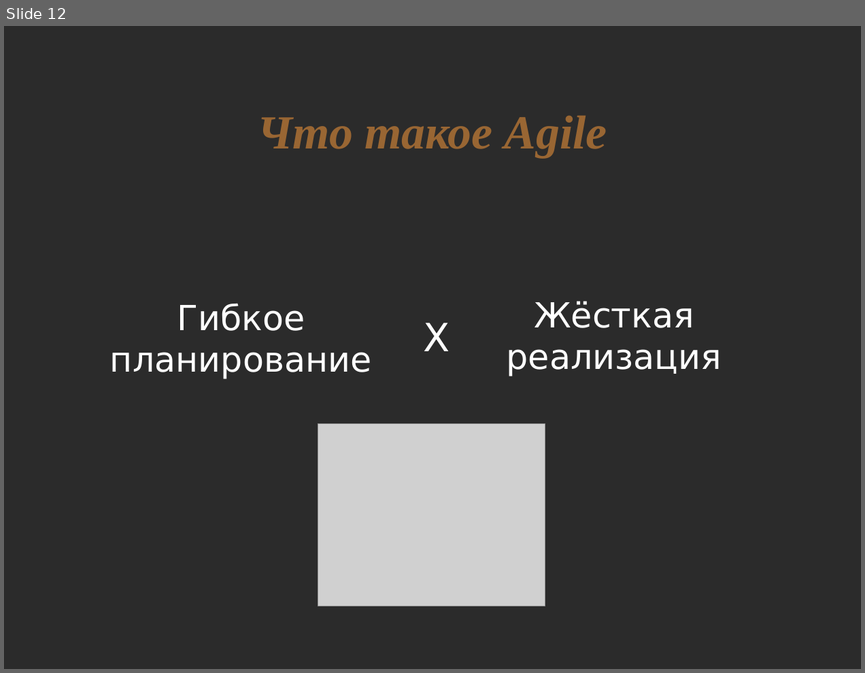
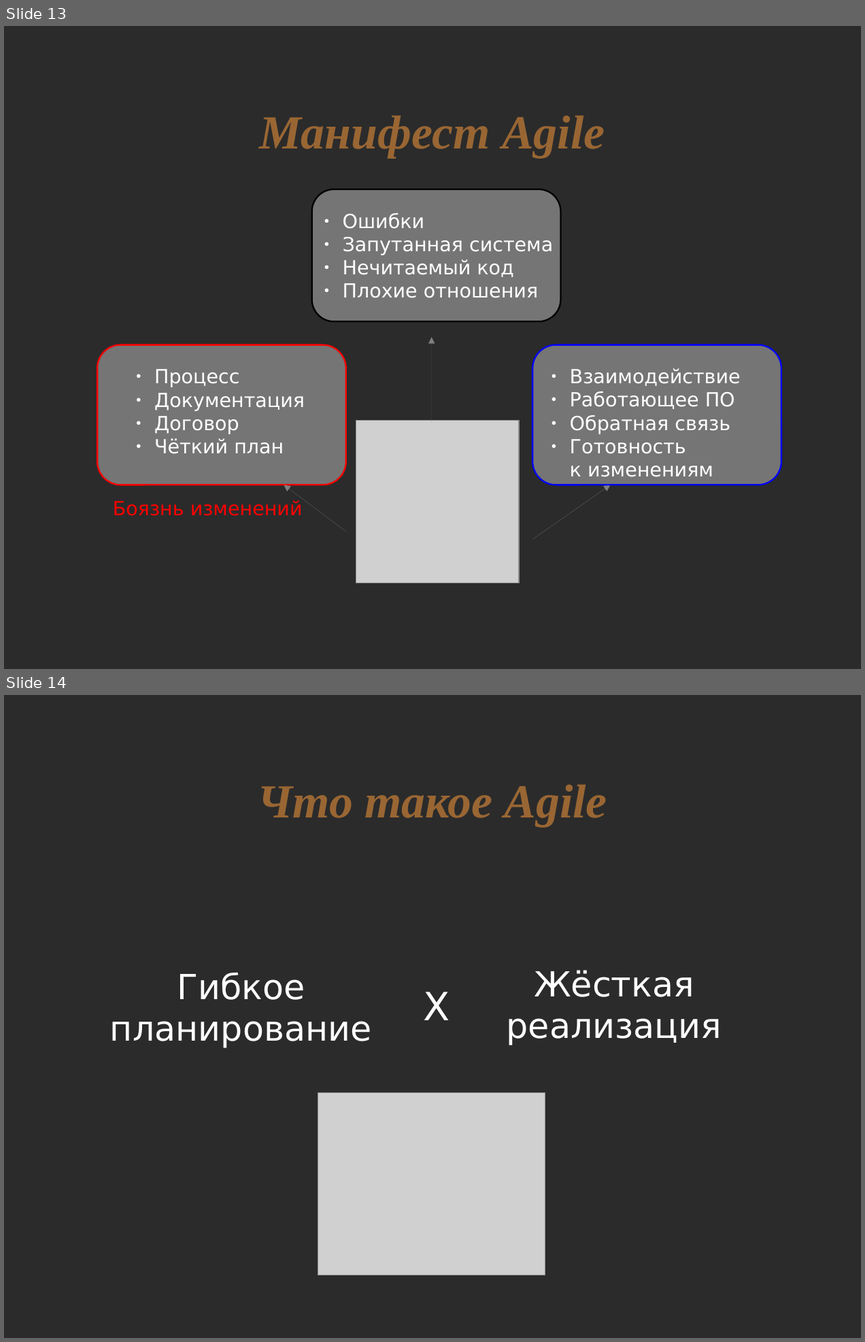
Before and after one commit to asolntsev/presentations, a slide deck: agile-technical-practices/agile-church.odp. Shown one above the other, each under a label of ours: slide 12 before the commit, slides 13 and 14 after it. The pictures are 865x673 and 865x1342 pixels, drawn with LibreOffice and Linux fonts; fonts in the diff are those of the drawing; grey boxes stand for pictures; background and template pictures are left out; a plain dark background stands for a picture behind light text. Boxes give left, top, right and bottom in pixels: in the first picture for what was removed or moved away, otherwise in the second. Text is boxed around its words. In the diff, an @@ line names an element or a change of style, - is before the commit and + after.

Commit message:
Added more slides

```diff
--- a/agile-technical-practices/agile-church.odp
+++ b/agile-technical-practices/agile-church.odp
@@ slide 13 added at [4, 26, 861, 669], background picture (left out) @@
@@ title added at [260, 115, 604, 157], 44 pt, text #996633, bold, italic @@
+Манифест Agile
@@ rounded rectangle added at [312, 189, 561, 321], fill #C0C0C0 at 50% opacity, outline #000000 1.45 pt @@
@@ text added at [343, 213, 553, 298], 18 pt, text #FFFFFF @@
+● Ошибки
+● Запутанная система
+● Нечитаемый код
+● Плохие отношения
@@ rounded rectangle added at [97, 345, 346, 485], fill #C0C0C0 at 50% opacity, outline #FF0000 1.45 pt @@
@@ arrow added from (432, 422) to (432, 337), #808080 0 pt @@
@@ rounded rectangle added at [532, 345, 781, 485], fill #C0C0C0 at 50% opacity, outline #0000FF 1.45 pt @@
@@ text added at [154, 369, 305, 454], 18 pt, text #FFFFFF @@
+● Процесс
+● Документация
+● Договор
+● Чёткий план
@@ text added at [570, 368, 740, 477], 18 pt, text #FFFFFF @@
+● Взаимодействие
+● Работающее ПО
+● Обратная связь
+● Готовность
+  к изменениям
@@ picture added at [356, 420, 519, 583] @@
@@ arrow added from (346, 531) to (284, 485), #808080 0 pt @@
@@ arrow added from (532, 539) to (611, 485), #808080 0 pt @@
@@ text added at [113, 500, 303, 516], 18 pt, text #FF0000 @@
+Боязнь изменений
@@ what was slide 12 is now slide 14 @@
```
Also in this commit, not shown: 7 slides changed, 1 other slide added.
